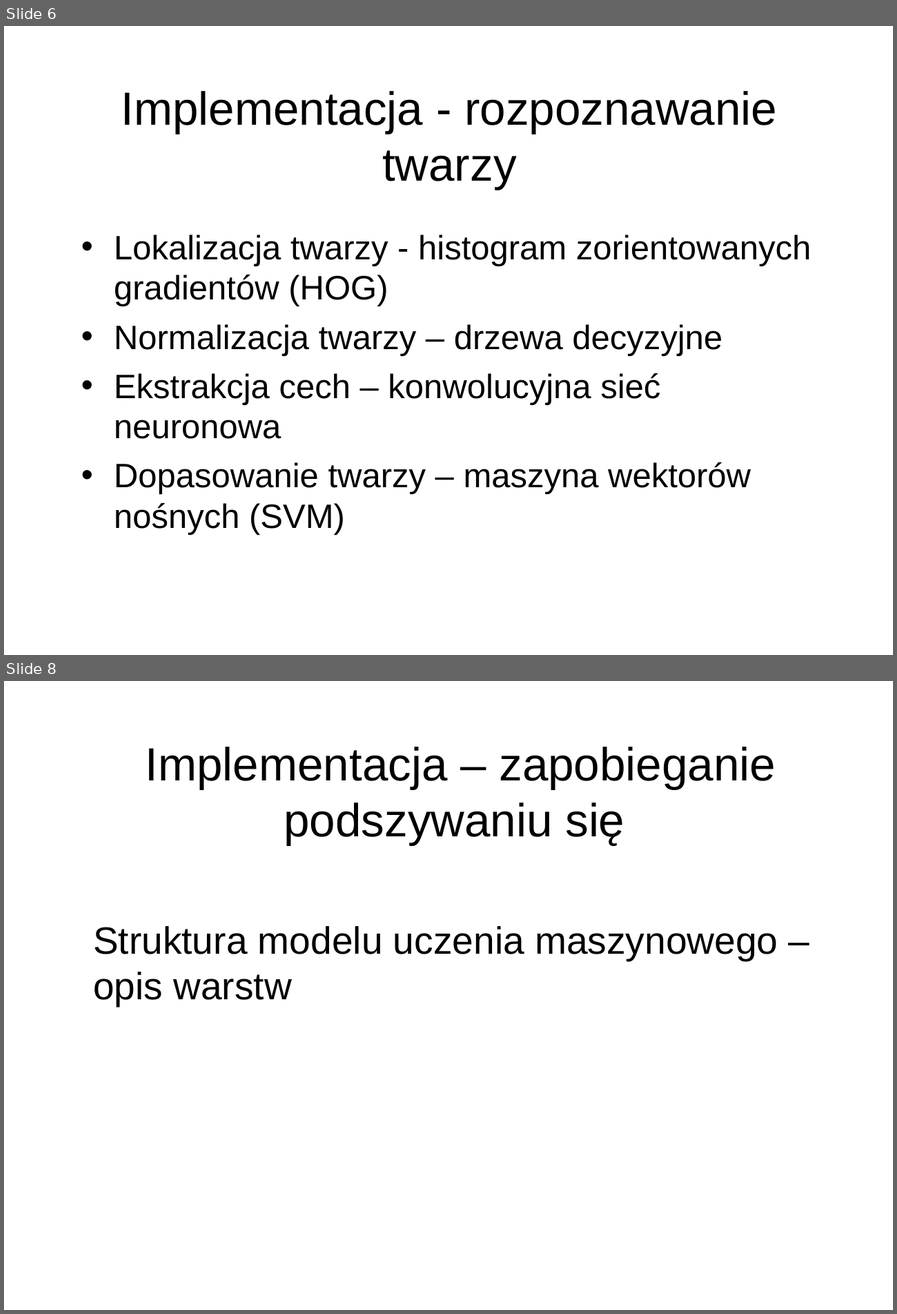
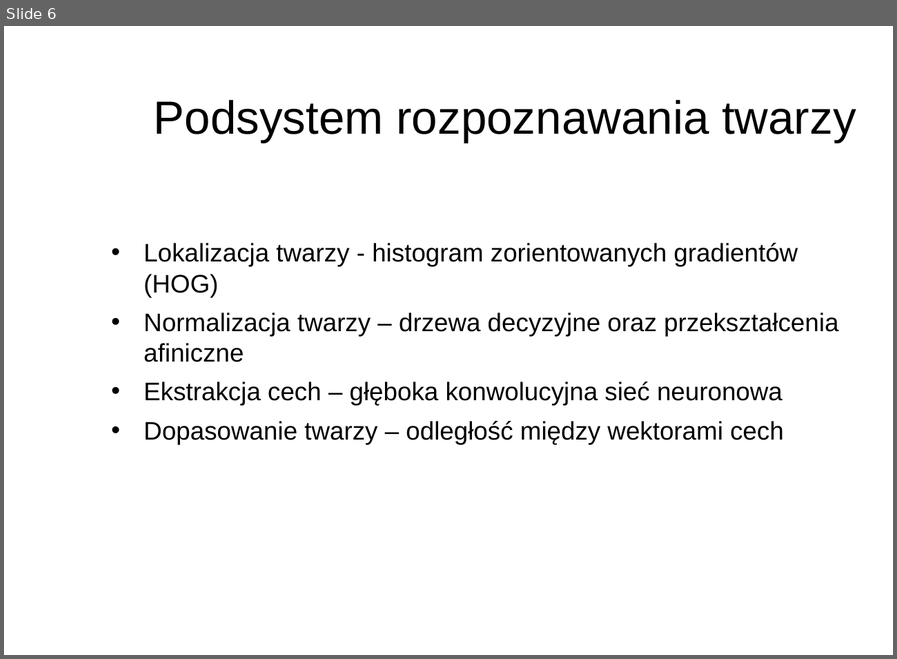
Before and after one commit to piMateusz/AntiSpoofingFaceRecognitionSystem, a slide deck: documents/MP_prezentacja.ppt. Shown one above the other, each under a label of ours: slides 6 and 8 before the commit, slide 6 after it; the slides between them are not shown. The pictures are 897x1314 and 897x659 pixels, drawn with LibreOffice and Linux fonts; fonts in the diff are those of the drawing; background and template pictures are left out. Boxes give left, top, right and bottom in pixels: in the first picture for what was removed or moved away, otherwise in the second. Text is boxed around its words. In the diff, an @@ line names an element or a change of style, - is before the commit and + after.

```diff
--- a/documents/MP_prezentacja.ppt
+++ b/documents/MP_prezentacja.ppt
@@ slide 8 removed at box(4, 681, 893, 1310), background picture (left out) @@
@@ title removed at box(145, 747, 775, 845) @@
-Implementacja – zapobieganie podszywaniu się
@@ text removed at box(93, 926, 777, 1007) @@
-Struktura modelu uczenia maszynowego – opis warstw
@@ slide 6 changed as well @@
@@ title at box(154, 100, 856, 143): text changed @@
-Implementacja - rozpoznawanie twarzy
+Podsystem rozpoznawania twarzy
@@ text "Lokalizacja twarzy - histogram zorientowanych ...": place and size @@
-text "Lokalizacja twarzy - histogram zorientowanych ..." at box(114, 234, 811, 535)
+text "Lokalizacja twarzy - histogram zorientowanych ..." at box(143, 243, 838, 444)
@@ text at box(143, 243, 797, 297): size 32 to 24 pt in "Lokalizacja twarzy - histogram zorientowanych gradientów (HO ..." @@
@@ text at box(143, 312, 838, 444): text changed; size 32 to 24 pt @@
-• Normalizacja twarzy – drzewa decyzyjne
-• Ekstrakcja cech – konwolucyjna sieć neuronowa
-• Dopasowanie twarzy – maszyna wektorów nośnych (SVM)
+• Normalizacja twarzy – drzewa decyzyjne oraz przekształcenia afiniczne
+• Ekstrakcja cech – głęboka konwolucyjna sieć neuronowa
+• Dopasowanie twarzy – odległość między wektorami cech
```
Also in this commit, not shown: 5 other slides changed, 7 slides added, 3 other slides removed, 35 other files.
